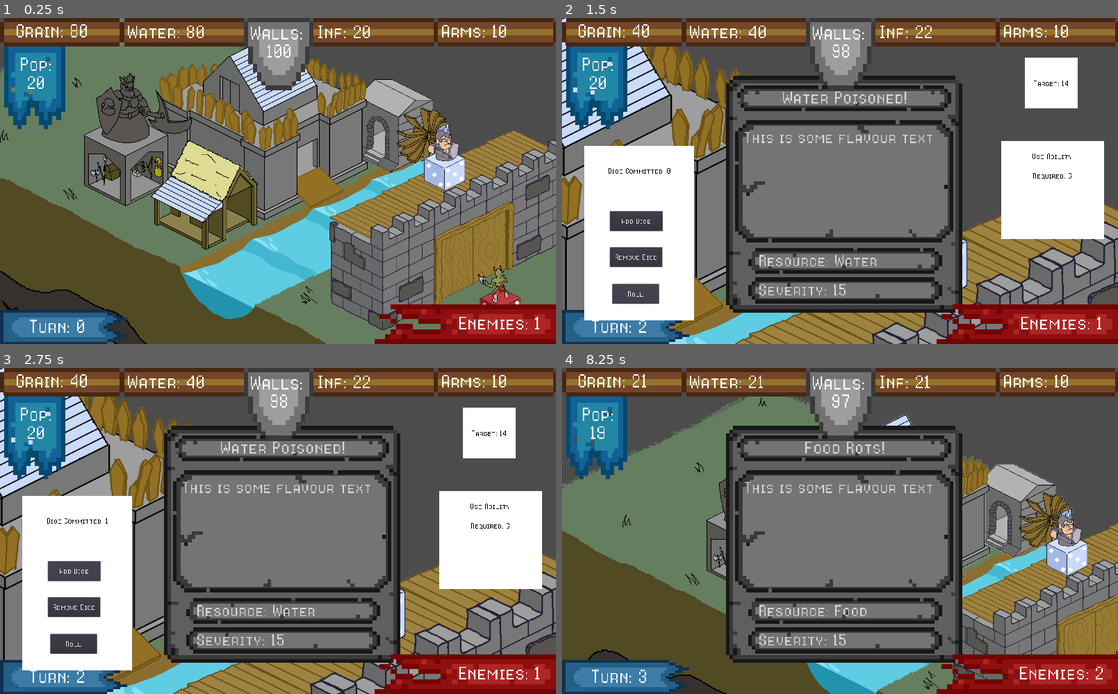
Above: before the commit, frames 1-4 (two rows, left to right).
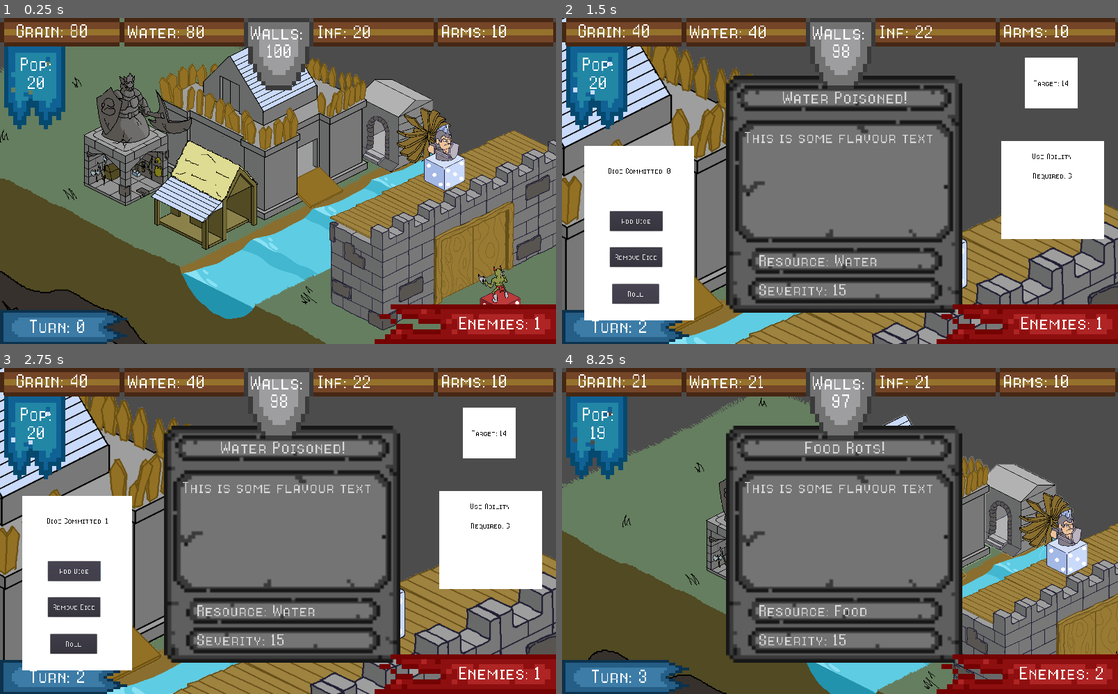
Above: after the commit, the same moments.

Repository: CapsCollective/rng-stronghold
Game: Godot game, scene res://scenes/main.tscn
The game is run twice, just before and just after one commit, with the same random seed, the same clock (stepped at 60 frames per second) and the same inputs.
Inputs (mouse positions are in pixels of both pictures, inside the frame that each line leads up to):
- Up to frame 1 (0.25 s): no input
- Up to frame 2 (1.5 s): tap Enter (ui_accept) at 0.5, 0.77 s; move the mouse to (962, 128) at 0.52 s; press the mouse at (962, 128) at 0.53 s; release the mouse at (962, 128) at 1.25 s; click "Roll" at 1.25 s
- Up to frame 3 (2.75 s): click "Add Dice" at 2 s
- Up to frame 4 (8.25 s): click "Remove Dice" at 2.75 s; click "Roll" at 3.5 s; click "Add Dice" at 4.25 s; click "Remove Dice" at 5 s; click "Roll" at 5.75 s; click "Add Dice" at 6.5 s; click "Remove Dice" at 7.25 s; tap Enter (ui_accept) at 8 s; move the mouse to (584, 508) at 8.02 s; right-click (584, 508) at 8.1 s; click (584, 508) at 8.17 s

The runs differ from the first frame. In frame 1, 0.9% of the frame differs, in the area x 15-34%, y 17-57%; in frame 2, 1.0%; in frame 3, 1.0%; in frame 4, 1.1%, in the area x 26-72%, y 17-91%.

Commit message:
Added new barracks and removed old one

Diff:
--- a/scenes/buildings.tscn
+++ b/scenes/buildings.tscn
@@ -1,7 +1,7 @@
 [gd_scene load_steps=19 format=2]
 
 [ext_resource path="res://res/buildings/fort2.png" type="Texture" id=1]
-[ext_resource path="res://res/buildings/armoury.png" type="Texture" id=2]
+[ext_resource path="res://res/buildings/complete-barracks.png" type="Texture" id=2]
 [ext_resource path="res://res/buildings/granary2.png" type="Texture" id=3]
 [ext_resource path="res://res/buildings/watermill2.png" type="Texture" id=4]
 [ext_resource path="res://res/buildings/wall.png" type="Texture" id=5]
Binary file removed: res/buildings/armoury.png
Binary file added: res/buildings/complete-barracks.png
Not shown, changed: res/buildings/complete-barracks.png.import
